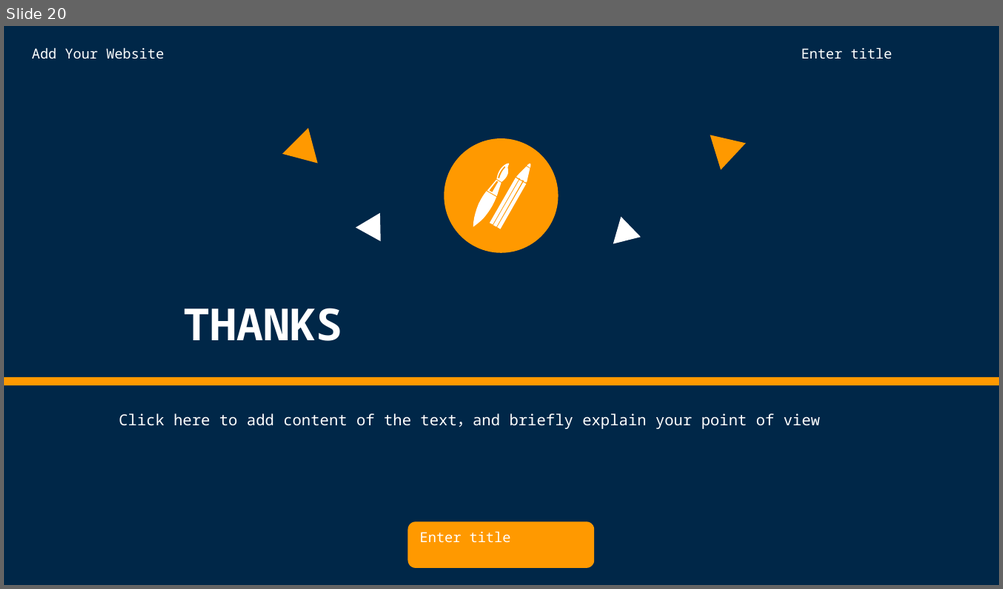
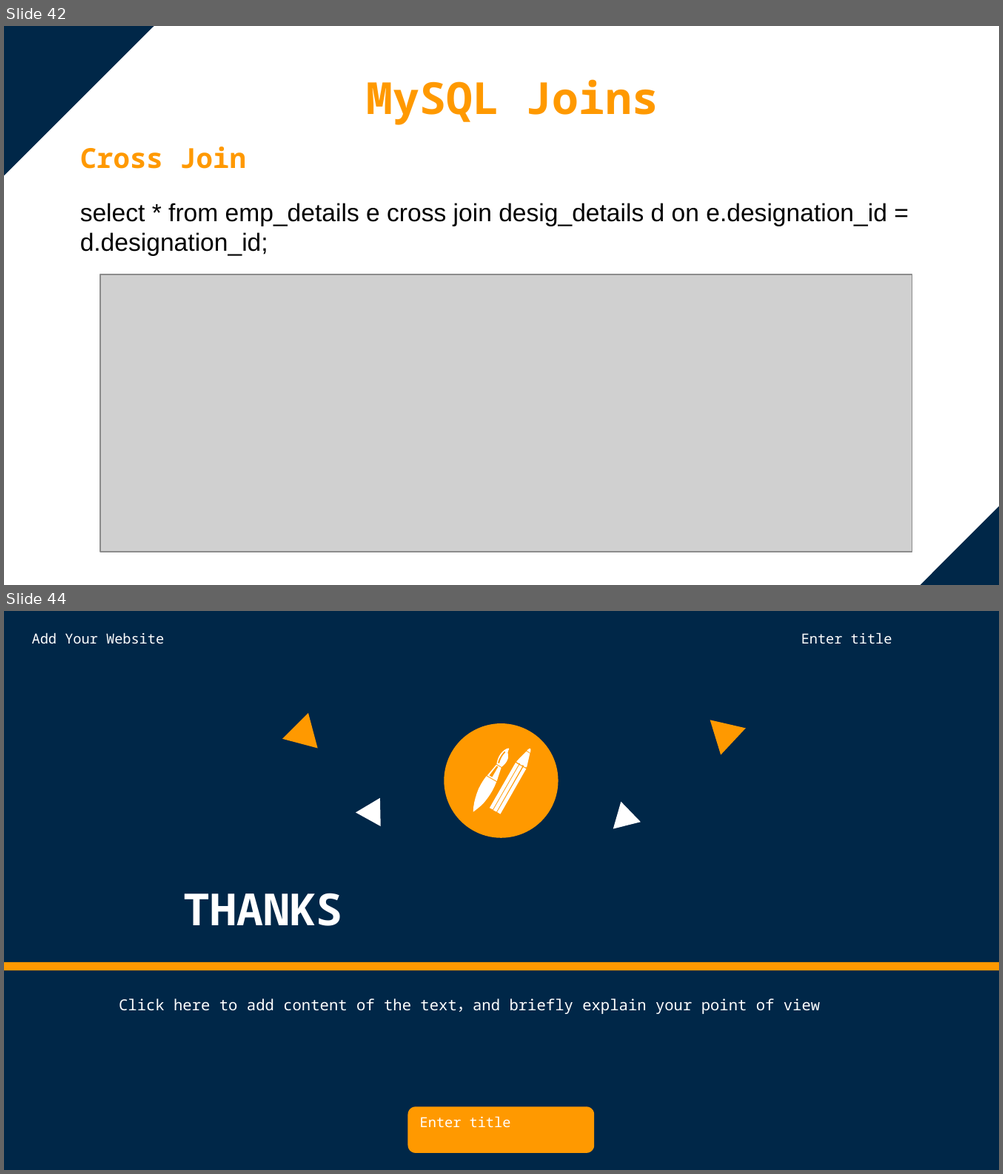
Before and after one commit to vijayadithya831/personal, a slide deck: Full Stack/SQL/Mini Project/SQL Mini Project.pptx. Shown one above the other, each under a label of ours: slide 20 before the commit, slides 42 and 44 after it; the slides between them are not shown. The pictures are 1003x589 and 1003x1174 pixels, drawn with LibreOffice and Linux fonts; fonts in the diff are those of the drawing; grey boxes stand for pictures. Boxes give left, top, right and bottom in pixels: in the first picture for what was removed or moved away, otherwise in the second. Text is boxed around its words. In the diff, an @@ line names an element or a change of style, - is before the commit and + after.

```diff
--- a/Full Stack/SQL/Mini Project/SQL Mini Project.pptx
+++ b/Full Stack/SQL/Mini Project/SQL Mini Project.pptx
@@ slide 42 added at bbox=[4, 26, 999, 585], background #FFFFFF @@
@@ right triangle added at bbox=[4, 26, 155, 178], fill #002748 @@
@@ text added at bbox=[367, 79, 658, 125], 32 pt, text #FF9900, bold @@
+MySQL Joins
@@ text added at bbox=[80, 147, 246, 169], 20 pt, text #FF9900, bold @@
+Cross Join
@@ text added at bbox=[80, 203, 887, 255], 18 pt, text #000000 @@
+select * from emp_details e cross join desig_details d on e.designation_id = d.designation_id;
@@ picture added at bbox=[100, 275, 912, 552] @@
@@ right triangle added at bbox=[916, 504, 999, 585], fill #002748 @@
@@ what was slide 20 is now slide 44 @@
```
Also in this commit, not shown: 4 slides changed, 23 other slides added, 1 other file.
